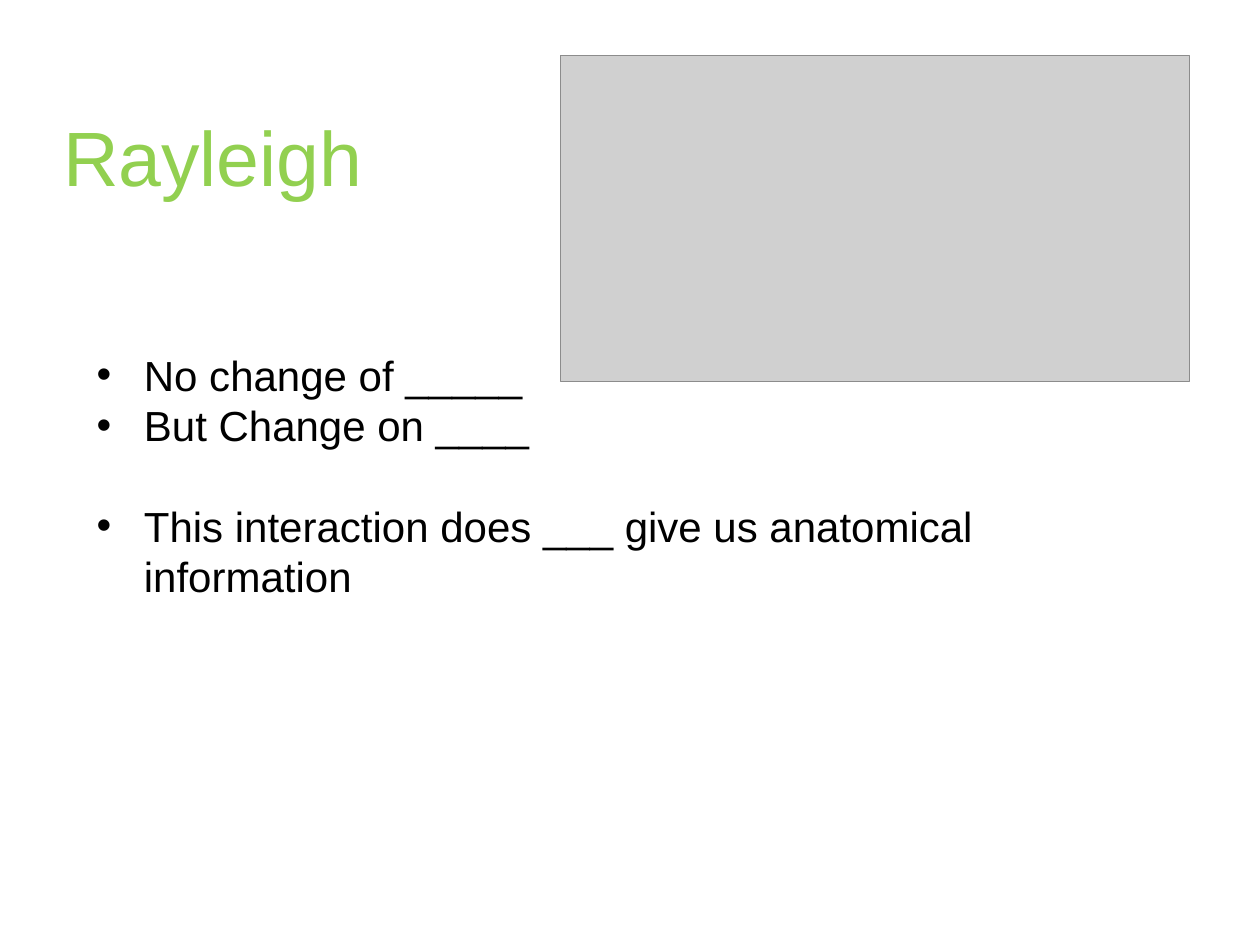
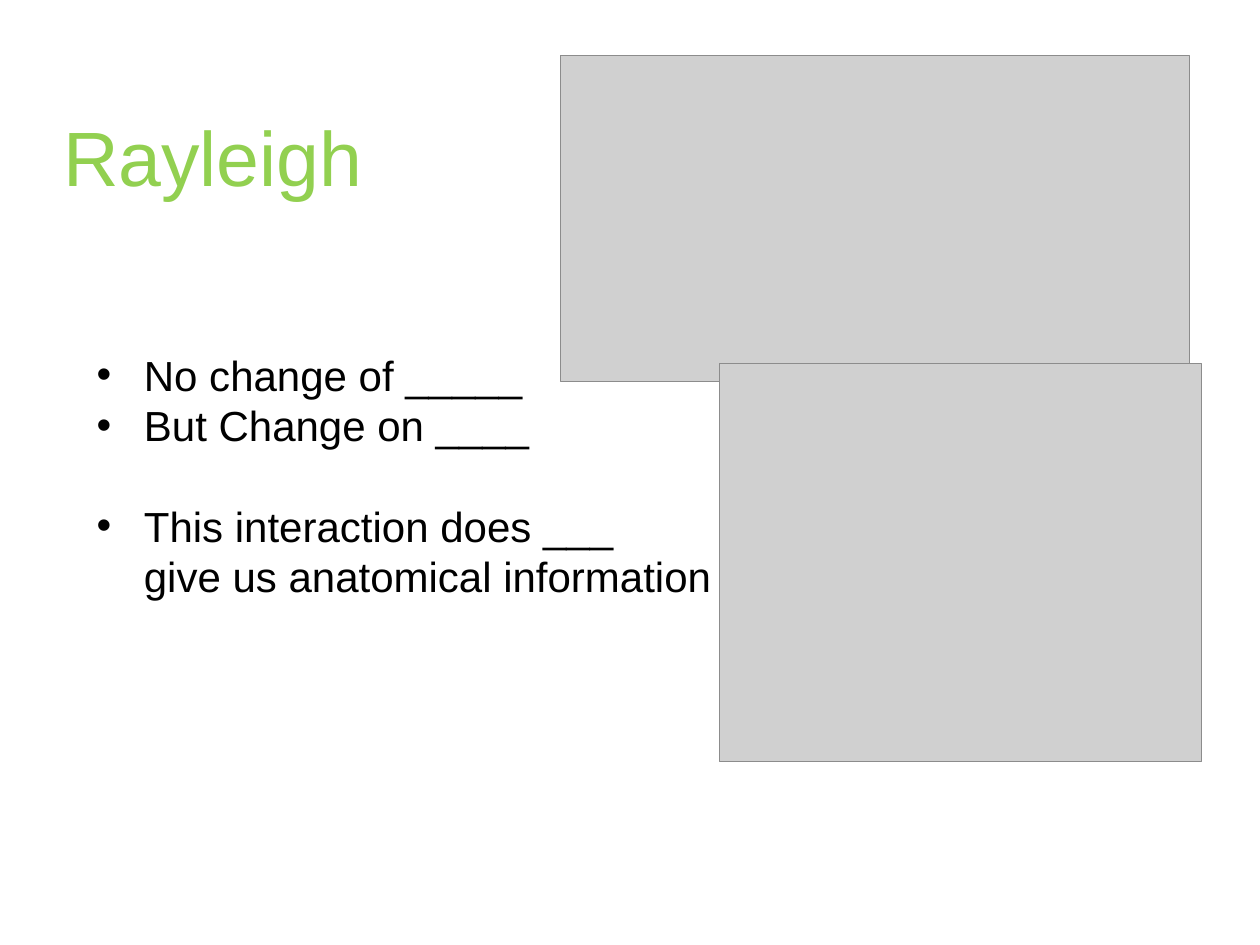
Before and after one commit to rmarabini/bip, a slide deck: slide 12 of PPT/X-ray.pptx. Drawn at 1260x945 pixels with LibreOffice and Linux fonts; fonts in the diff are those of the drawing; grey boxes stand for pictures. Boxes give left, top, right and bottom in pixels: in the first picture for what was removed or moved away, otherwise in the second. Text is boxed around its words. In the diff, an @@ line names an element or a change of style, - is before the commit and + after.

```diff
--- a/PPT/X-ray.pptx
+++ b/PPT/X-ray.pptx
@@ text "No change of _____" rewrapped from [144,360,972,593] to [144,360,711,601] @@
@@ picture added at [719,363,1202,761] @@
```
Also in this commit, not shown: 2 other slides changed, 1 other file.
